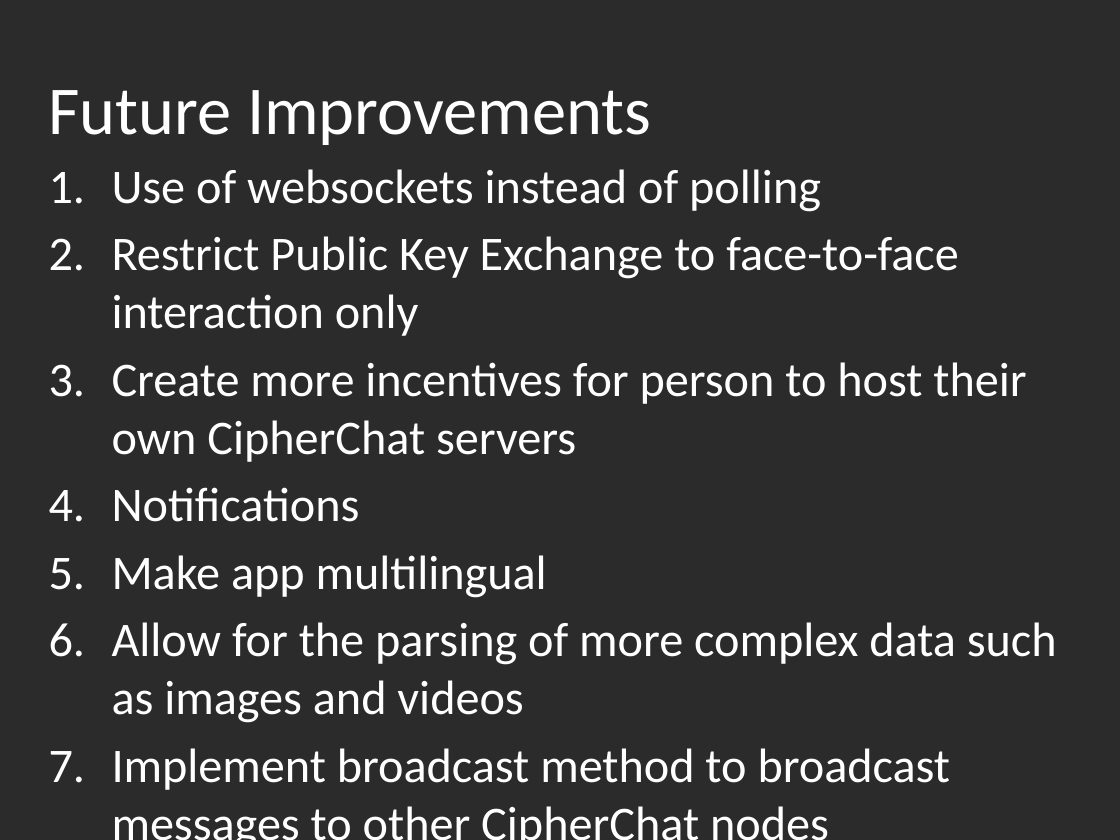
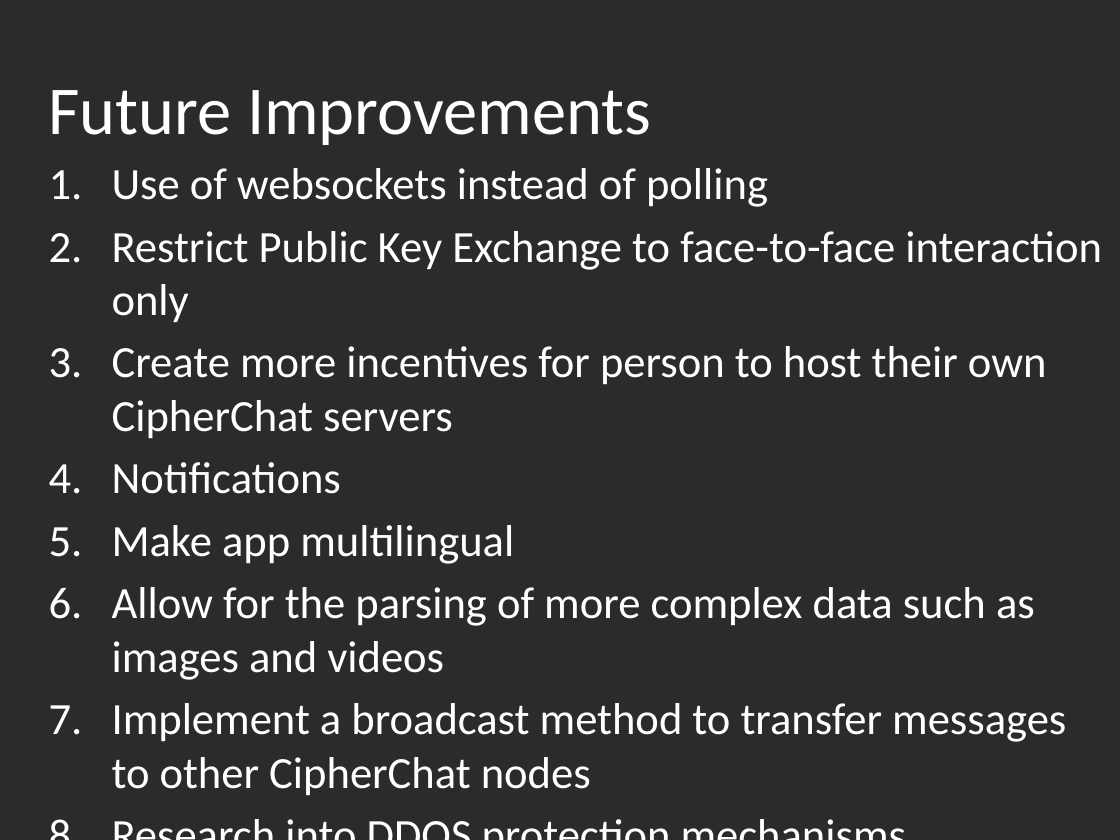
Before and after one commit to otboss/Mobile-Application-Tech-Year-3-Semester-2, a slide deck: slide 16 of SWEN3004/CipherChat Presentation.pptx. Drawn at 1120x840 pixels with LibreOffice and Linux fonts; fonts in the diff are those of the drawing; background and template pictures are left out; a plain dark background stands for a picture behind light text. Boxes give left, top, right and bottom in pixels: in the first picture for what was removed or moved away, otherwise in the second. Text is boxed around its words. In the diff, an @@ line names an element or a change of style, - is before the commit and + after.

```diff
--- a/SWEN3004/CipherChat Presentation.pptx
+++ b/SWEN3004/CipherChat Presentation.pptx
@@ subtitle at (x1=112, y1=168, x2=1102, y2=680): size 31 to 28.7 pt in "Use of websockets instead of polling", "Restrict Public Key Exchange to face-to-face interaction ...", "Create more incentives for person to host ...", "Notifications" and 2 more places @@
@@ subtitle at (x1=112, y1=703, x2=1066, y2=795): text changed; size 31 to 28.7 pt @@
-7. Implement broadcast method to broadcast messages to other CipherChat nodes
+7. Implement a broadcast method to transfer messages to other CipherChat nodes
+8. Research into DDOS protection mechanisms
```
Also in this commit, not shown: 2 other slides changed, 34 other files.
